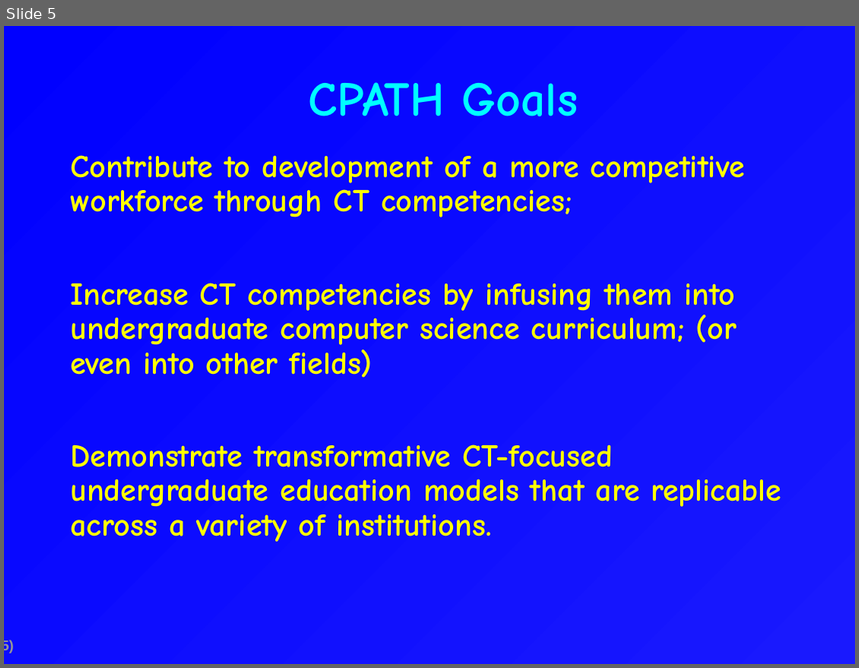
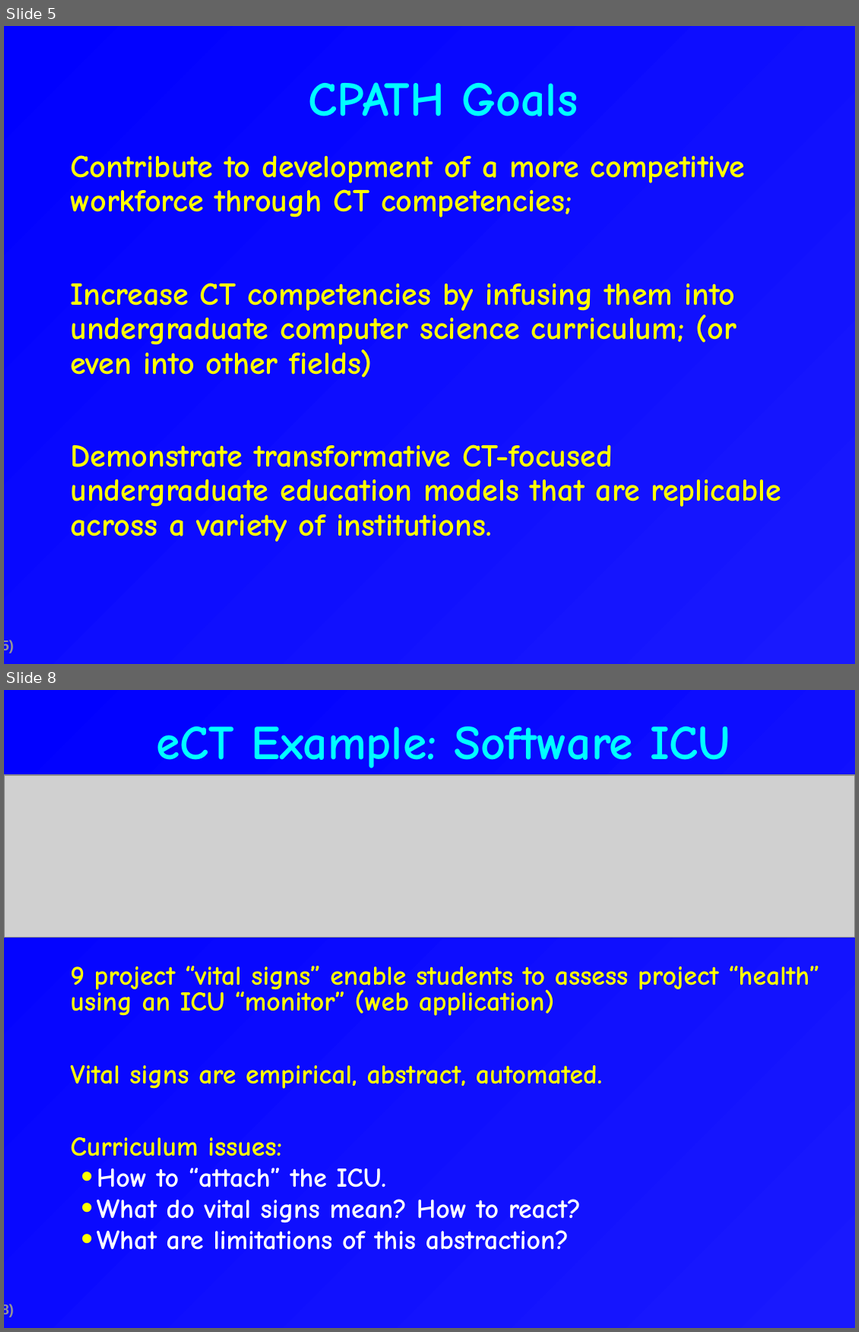
Before and after one commit to csdl/techreports, a slide deck: techreports/09-11/CPATH.Pitch.ppt. Shown one above the other, each under a label of ours: slide 5 before the commit, slides 5 and 8 after it; the slides between them are not shown. The pictures are 859x668 and 859x1332 pixels, drawn with LibreOffice and Linux fonts; fonts in the diff are those of the drawing; grey boxes stand for pictures. Boxes give left, top, right and bottom in pixels: in the first picture for what was removed or moved away, otherwise in the second. Text is boxed around its words. In the diff, an @@ line names an element or a change of style, - is before the commit and + after.

```diff
--- a/techreports/09-11/CPATH.Pitch.ppt
+++ b/techreports/09-11/CPATH.Pitch.ppt
@@ slide 8 added at (x1=4, y1=690, x2=855, y2=1328), background gradient #1919FE to #0000FF; not listed: 1 template element that a slide beside it also shows @@
@@ title added at (x1=156, y1=726, x2=731, y2=775), 41 pt, text #00FFFF, bold @@
+eCT Example: Software ICU
@@ picture added at (x1=4, y1=775, x2=855, y2=938) @@
@@ text added at (x1=70, y1=966, x2=819, y2=1250), 23 pt, text #FFFF00, bold @@
+  9 project “vital signs” enable students to assess project “health” using an ICU “monitor” (web application)
+  Vital signs are empirical, abstract, automated.
+  Curriculum issues:
+  • How to “attach” the ICU.
+  • What do vital signs mean? How to react?
+  • What are limitations of this abstraction?
```
Also in this commit, not shown: 2 slides changed, 13 other slides added, 1 slide removed, 1 other file.
